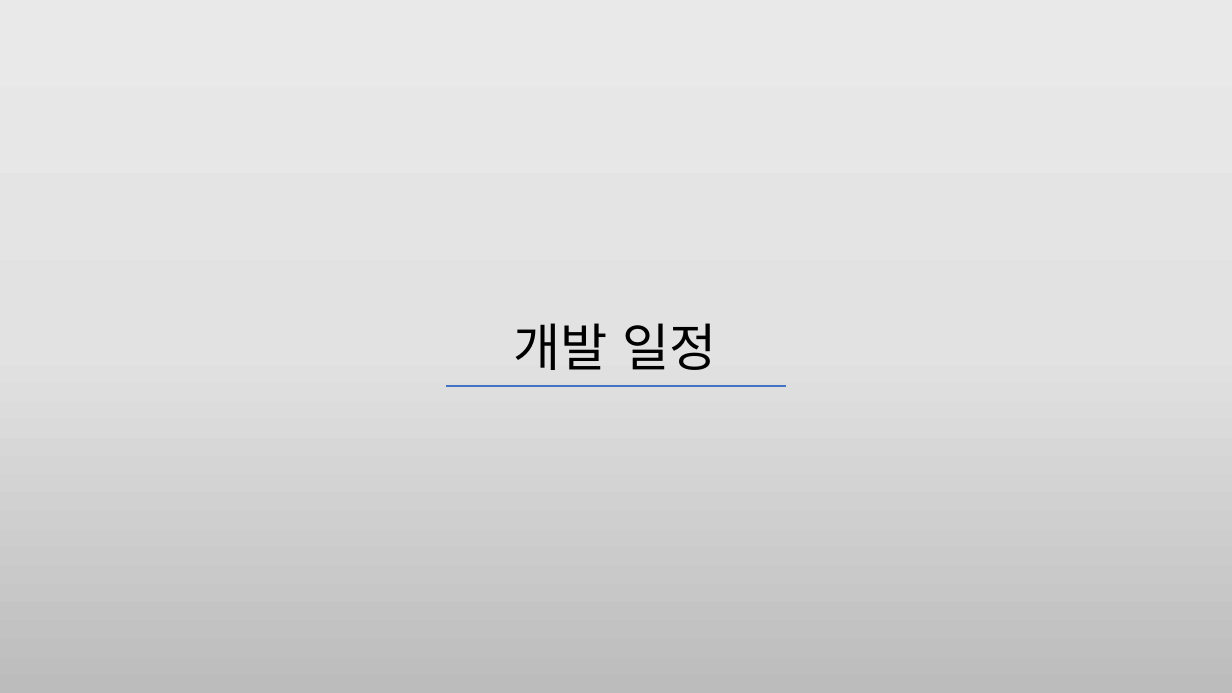
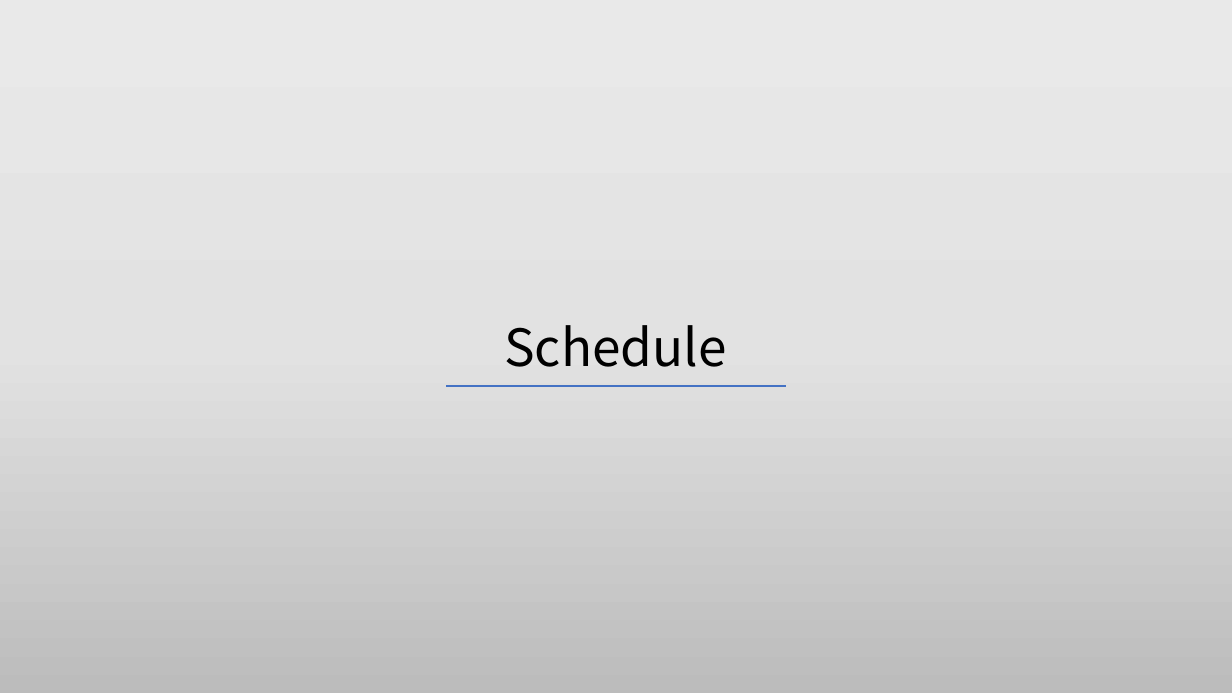
Before and after one commit to HJSUNG/capstone-design_2019, a slide deck: slide 8 of Documents/캡스톤_6조_1주차.pptx. Drawn at 1232x693 pixels with LibreOffice and Linux fonts; fonts in the diff are those of the drawing. Boxes give left, top, right and bottom in pixels: in the first picture for what was removed or moved away, otherwise in the second. Text is boxed around its words. In the diff, an @@ line names an element or a change of style, - is before the commit and + after.

```diff
--- a/Documents/캡스톤_6조_1주차.pptx
+++ b/Documents/캡스톤_6조_1주차.pptx
@@ text at bbox=[504, 325, 726, 367]: text changed @@
-개발 일정
+Schedule
```
Also in this commit, not shown: 3 other slides changed, 4 slides added, 4 slides removed.
